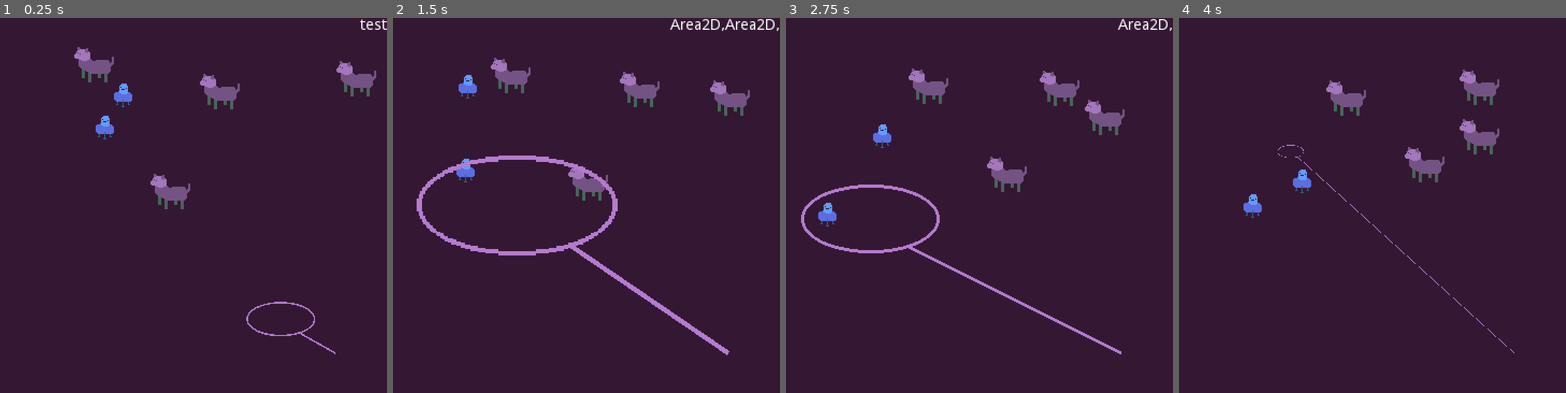
Above: before the commit, frames 1-4 (left to right).
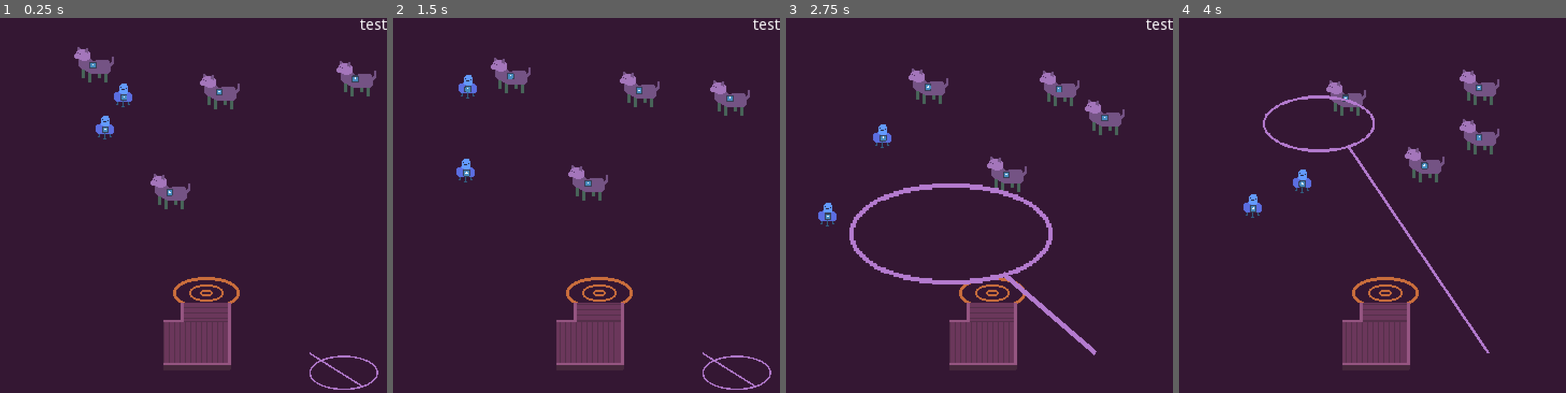
Above: after the commit, the same moments.

Repository: joemahon89/LDJAM47-Space-Cowboy
Game: Godot game, scene res://scenes/main.tscn
The game is run twice, just before and just after one commit, with the same random seed, the same clock (stepped at 60 frames per second) and the same inputs. The engine's default icon, where the game draws it, is replaced by a stand-in: a white triangle on a blue panel in a dark square.
Inputs:
- Up to frame 1 (0.25 s): no input
- Up to frame 2 (1.5 s): hold Right (lasso_right) 0.53-1.28 s; hold = (lasso_grow) 0.53-1.28 s; hold S (lasso_down) from 1.28 s (still down); tap - (lasso_shrink) at 1.35 s
- Up to frame 3 (2.75 s): release S (lasso_down) at 2.03 s; hold Right (lasso_right) from 2.03 s (still down); hold = (lasso_grow) from 2.03 s (still down)
- Up to frame 4 (4 s): release Right (lasso_right) at 2.78 s; release = (lasso_grow) at 2.78 s; hold Up (lasso_up) 2.78-3.53 s; tap - (lasso_shrink) at 2.85 s; hold A (lasso_left) from 3.53 s (still down); hold = (lasso_grow) from 3.53 s (still down)

The runs differ from the first frame. In frame 1, 3.7% of the frame differs, in the area x 23-98%, y 11-100%; in frame 2, 5.9%; in frame 3, 6.2%, in the area x 3-100%, y 0-93%; in frame 4, 4.3%.

Commit message:
Various addition

Diff:
--- a/global.gd
+++ b/global.gd
@@ -22,6 +22,10 @@
 
 
 
+func add_points(points_to_add):
+	pass
+
+
 # Called when the node enters the scene tree for the first time.
 func _ready():
 	pass # Replace with function body.
--- a/scenes/creature.gd
+++ b/scenes/creature.gd
@@ -5,6 +5,7 @@
 onready var main_node = get_tree().get_root().get_node("Node2D")
 onready var cmp01 = main_node.get_node("creature_move_point_01")
 onready var cmp02 = main_node.get_node("creature_move_point_02")
+onready var cmp03 = main_node.get_node("creature_move_point_03")
 
 # Get the centre of the lasso so can follow it
 onready var lasso_collider = main_node.get_node("YSort/lasso")
@@ -12,12 +13,14 @@
 # thismeans can centre lasso on the head
 onready var creature_area2d = get_node("Area2D")
 onready var sprite = get_node("Sprite")
+onready var body_centre = get_node("body_centre")
 # SPeed when captured (following lasso)
 export var captured_speed = 200
 # Speed when moving on own
 var move_speed = 1
 var captured = false
 var waiting = false
+var conveyoring = false
 
 var target = Vector2()
 var velocity = Vector2()
@@ -30,6 +33,7 @@
 					"creature_01": {
 									"png": "res://sprites/creature_01.png",
 									"sprite_offsets": Vector2(16,6),
+									"body_centre": Vector2(10,10),
 									"move_speed": 20,
 									"capture_points": 50,
 									"wait_after_move": [2,4],
@@ -37,6 +41,7 @@
 					"creature_02": {
 									"png": "res://sprites/creature_02.png",
 									"sprite_offsets": Vector2(-3,10),
+									"body_centre": Vector2(0,8),
 									"move_speed": 40,
 									"capture_points": 100,
 									"wait_after_move": [0,1],
@@ -54,6 +59,7 @@
 	var creature_texture = load(creature_png)
 	sprite.set_texture(creature_texture)
 	sprite.position = creature_data[creature_type]["sprite_offsets"]
+	body_centre.position = creature_data[creature_type]["body_centre"]
 	wait_timer = Timer.new()
 	move_speed = creature_data[creature_type]["move_speed"]
 
@@ -104,6 +110,10 @@
 	captured = true
 	target = true
 
+#func handle_conveyorbelts():
+	#target =
+#	pass
+
 
 func _process(delta):
 	# Follow the lasso
@@ -115,6 +125,13 @@
 			# look_at(target)
 			if neck_pos.distance_to(target) > 2:
 				velocity = move_and_slide(velocity)
+			if neck_pos.distance_to(cmp01.position) <= 20:
+				captured = false
+				conveyoring = true
+				target = cmp01.position
+				main_node.lasso_node.reset_lasso()
+				#handle_conveyorbelts()
+
 	# Follow random points
 	if captured == false:
 		if waiting == false:
@@ -133,3 +150,23 @@
 
 					var wait_length_before_move = (randi() % (wait_max - wait_min) + wait_min)
 					wait_before_move_again(wait_length_before_move)
+
+	# Follow conveyor belt points
+	if conveyoring == true:
+		var neck_pos = creature_area2d.global_position
+
+		if target == cmp01.position:
+			if neck_pos.distance_to(cmp01.position) < 10:
+				target = cmp02.position
+			else:
+				velocity = move_and_slide(velocity)
+		if target == cmp02.position:
+			if neck_pos.distance_to(cmp02.position) < 10:
+				target = cmp03.position
+			else:
+				velocity = move_and_slide(velocity)
+		if target == cmp03.position:
+			if neck_pos.distance_to(cmp03.position) < 10:
+				global.add_points(creature_data[creature_type]["capture_points"])
+			else:
+				velocity = move_and_slide(velocity)
--- a/scenes/creature_01.tscn
+++ b/scenes/creature_01.tscn
@@ -1,7 +1,8 @@
-[gd_scene load_steps=4 format=2]
+[gd_scene load_steps=5 format=2]
 
-[ext_resource path="res://sprites/creature_02.png" type="Texture" id=1]
+[ext_resource path="res://sprites/creature_01.png" type="Texture" id=1]
 [ext_resource path="res://scenes/creature.gd" type="Script" id=2]
+[ext_resource path="res://icon.png" type="Texture" id=3]
 
 [sub_resource type="CircleShape2D" id=1]
 
@@ -9,7 +10,7 @@
 script = ExtResource( 2 )
 
 [node name="Sprite" type="Sprite" parent="."]
-position = Vector2( -3, 10 )
+position = Vector2( 16, 6 )
 texture = ExtResource( 1 )
 
 [node name="particles_captured" type="CPUParticles2D" parent="."]
@@ -29,3 +30,8 @@
 [node name="CollisionShape2D" type="CollisionShape2D" parent="Area2D"]
 scale = Vector2( 0.75, 0.75 )
 shape = SubResource( 1 )
+
+[node name="body_centre" type="Sprite" parent="."]
+position = Vector2( 10, 10 )
+scale = Vector2( 0.1, 0.1 )
+texture = ExtResource( 3 )
--- a/scenes/lasso.gd
+++ b/scenes/lasso.gd
@@ -6,7 +6,7 @@
 # var b = "text"
 
 # Chnage damp (1 for speedy, 2 for slow)
-
+var direction = Vector2(0,0)
 var scale_speed = 0.5
 var inside_lasso = []
 onready var area2d_node = get_node("Area2D")
@@ -27,11 +27,41 @@
 
 var input_allowed = true
 var start_delay_timer
+var start_delay = 2
 
 # Called when the node enters the scene tree for the first time.
 func _ready():
 	set_lasso_scale(Vector2(0.5, 0.5))
 	pass
+
+
+func reset_lasso():
+	self.linear_velocity = Vector2(0,0)
+	self.position = Vector2(320,330)
+
+	input_allowed = false
+	set_lasso_scale(Vector2(0.5, 0.5))
+	#initial_impulse()
+	print("resetting")
+	#input_allowed = true
+
+	start_delay_timer = Timer.new()
+	start_delay_timer.set_wait_time(start_delay)
+	start_delay_timer.connect("timeout", self, "_on_start_delay_timer_timeout")
+	print("timer started")
+	add_child(start_delay_timer)
+	start_delay_timer.start()
+
+func _on_start_delay_timer_timeout():
+	start_delay_timer.stop()
+	initial_impulse()
+	input_allowed = true
+
+
+
+
+
+
 
 func set_lasso_scale(scale):
 	area2d_node.scale.x = scale.x
@@ -73,18 +103,23 @@
 
 
 	if input_allowed == true:
+
 		if Input.is_action_pressed("lasso_up"):
-			var direction = Vector2(0,-1)
+			#if position.y <= main
+			direction = Vector2(0,-1)
 			apply_impulse(Vector2(), direction * 2)
 		if Input.is_action_pressed("lasso_down"):
-			var direction = Vector2(0,1)
+			direction = Vector2(0,1)
 			apply_impulse(Vector2(), direction * 2)
 		if Input.is_action_pressed("lasso_left"):
-			var direction = Vector2(-1,0)
+			direction = Vector2(-1,0)
 			apply_impulse(Vector2(), direction * 2)
 		if Input.is_action_pressed("lasso_right"):
-			var direction = Vector2(1,0)
+			direction = Vector2(1,0)
 			apply_impulse(Vector2(), direction * 2)
+
+		#if direction != Vector2(0,0):
+
 
 
 		if Input.is_action_pressed("lasso_shrink"):
@@ -122,6 +157,10 @@
 		for creature in inside_lasso:
 			label_01.text = label_01.text + creature.get_name() + ","
 
+
+
+
+
 # Has a creature been caught?
 func check_if_creature_caught():
 	if len(inside_lasso) > 0:
@@ -138,10 +177,8 @@
 		var creature_node = creature.get_node("..")
 		creature_node.get_node("particles_captured").emitting = true
 		creature_node.move_after_capture()
-		# Move parent of lasso to the creature
-		# Move the creature towards the pen?
 	else:
-		pass
+		reset_lasso()
 		# Destroy the lasso or make it go back to start?
 
 
--- a/scenes/main.gd
+++ b/scenes/main.gd
@@ -10,8 +10,7 @@
 onready var ysort_node = get_node("YSort")
 
 
-var start_delay_timer
-var start_delay = 0
+
 
 # Spawn area for creatures
 var spawn_area_x_min = 24
@@ -24,20 +23,10 @@
 # Called when the node enters the scene tree for the first time.
 func _ready():
 	lasso_node.input_allowed = false
-	OS.window_size = Vector2(720,720)
+	#OS.window_size = Vector2(720,720)
+	OS.window_size = Vector2(360,360)
 	intialise_creatures()
-
-	start_delay_timer = Timer.new()
-	start_delay_timer.set_wait_time(start_delay)
-	start_delay_timer.connect("timeout", self, "_on_start_delay_timer_timeout")
-	print("timer started")
-	add_child(start_delay_timer)
-	start_delay_timer.start()
-
-func _on_start_delay_timer_timeout():
-	start_delay_timer.stop()
-	lasso_node.initial_impulse()
-	lasso_node.input_allowed = true
+	lasso_node.reset_lasso()
 
 
 func intialise_creatures():
--- a/scenes/main.tscn
+++ b/scenes/main.tscn
@@ -1,9 +1,23 @@
-[gd_scene load_steps=5 format=2]
+[gd_scene load_steps=12 format=2]
 
 [ext_resource path="res://scenes/lasso.tscn" type="PackedScene" id=1]
 [ext_resource path="res://scenes/main.gd" type="Script" id=2]
 [ext_resource path="res://scenes/creature_01.tscn" type="PackedScene" id=3]
 [ext_resource path="res://icon.png" type="Texture" id=4]
+[ext_resource path="res://sprites/conveyor/conveyor_4.png" type="Texture" id=5]
+[ext_resource path="res://sprites/conveyor/conveyor_1.png" type="Texture" id=6]
+[ext_resource path="res://sprites/conveyor/conveyor_2.png" type="Texture" id=7]
+[ext_resource path="res://sprites/conveyor/conveyor_3.png" type="Texture" id=8]
+[ext_resource path="res://sprites/conveyor/conveyor_0.png" type="Texture" id=9]
+[ext_resource path="res://sprites/target.png" type="Texture" id=10]
+
+[sub_resource type="SpriteFrames" id=1]
+animations = [ {
+"frames": [ ExtResource( 9 ), ExtResource( 6 ), ExtResource( 7 ), ExtResource( 8 ), ExtResource( 5 ) ],
+"loop": true,
+"name": "default",
+"speed": 30.0
+} ]
 
 [node name="Node2D" type="Node2D"]
 script = ExtResource( 2 )
@@ -60,6 +74,15 @@
 color = Color( 0.466667, 0.231373, 0.368627, 1 )
 polygon = PoolVector2Array( 24, 24, 336, 24, 336, 224, 24, 224 )
 
+[node name="target" type="Sprite" parent="."]
+position = Vector2( 192, 256 )
+texture = ExtResource( 10 )
+
+[node name="conveyor_sprite" type="AnimatedSprite" parent="."]
+position = Vector2( 184, 296 )
+frames = SubResource( 1 )
+playing = true
+
 [node name="ground_details" type="YSort" parent="."]
 
 [node name="YSort" type="YSort" parent="."]
@@ -68,28 +91,28 @@
 position = Vector2( 104, 88 )
 
 [node name="lasso" parent="YSort" instance=ExtResource( 1 )]
-position = Vector2( 261, 280 )
+position = Vector2( 350, 350 )
 
 [node name="lasso_anchor_point" type="Sprite" parent="."]
 visible = false
-position = Vector2( 312, 312 )
+position = Vector2( 288, 312 )
 texture = ExtResource( 4 )
 
 [node name="creature_move_point_01" type="Sprite" parent="."]
 visible = false
-position = Vector2( 192, 248 )
+position = Vector2( 184, 249 )
 scale = Vector2( 0.25, 0.25 )
 texture = ExtResource( 4 )
 
 [node name="creature_move_point_02" type="Sprite" parent="."]
 visible = false
-position = Vector2( 192, 280 )
+position = Vector2( 184, 296 )
 scale = Vector2( 0.25, 0.25 )
 texture = ExtResource( 4 )
 
 [node name="creature_move_point_03" type="Sprite" parent="."]
 visible = false
-position = Vector2( 192, 312 )
+position = Vector2( 88, 296 )
 scale = Vector2( 0.25, 0.25 )
 texture = ExtResource( 4 )
 
--- a/todo.gd
+++ b/todo.gd
@@ -7,11 +7,12 @@
 # creature gallery
 # stats
 # add some ground details, sprouts of grass etc
-
+# lasso resets when dropped off creature or when fails - add bad beep too
 
 
 # BUGS
 # Lasso can go too small and bugs out
+# flip body_centre position when moiving left or right
 # Lasso can go too big
 # Stop lasso if impulse sends it off the edge of the map
 # disable lasso shrink and grow keybpoard commands
Binary file added: sprites/astronaut.png
Binary file added: sprites/conveyor.png
Binary file added: sprites/conveyor/conveyor_0.png
Not shown, added: sprites/conveyor/conveyor_0.png.import
Binary file added: sprites/conveyor/conveyor_1.png
Not shown, added: sprites/conveyor/conveyor_1.png.import
Binary file added: sprites/conveyor/conveyor_2.png
Not shown, added: sprites/conveyor/conveyor_2.png.import
Binary file added: sprites/conveyor/conveyor_3.png
Not shown, added: sprites/conveyor/conveyor_3.png.import
Binary file added: sprites/conveyor/conveyor_4.png
Not shown, added: sprites/conveyor/conveyor_4.png.import
(and 2 more such lines)
